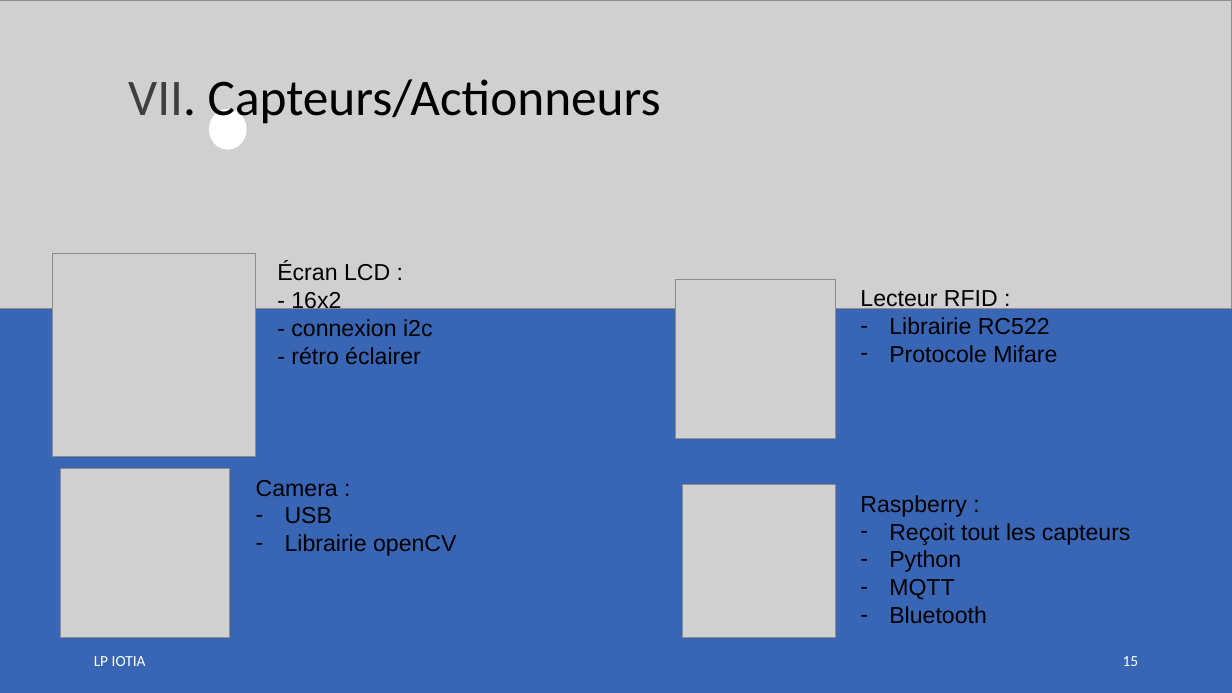
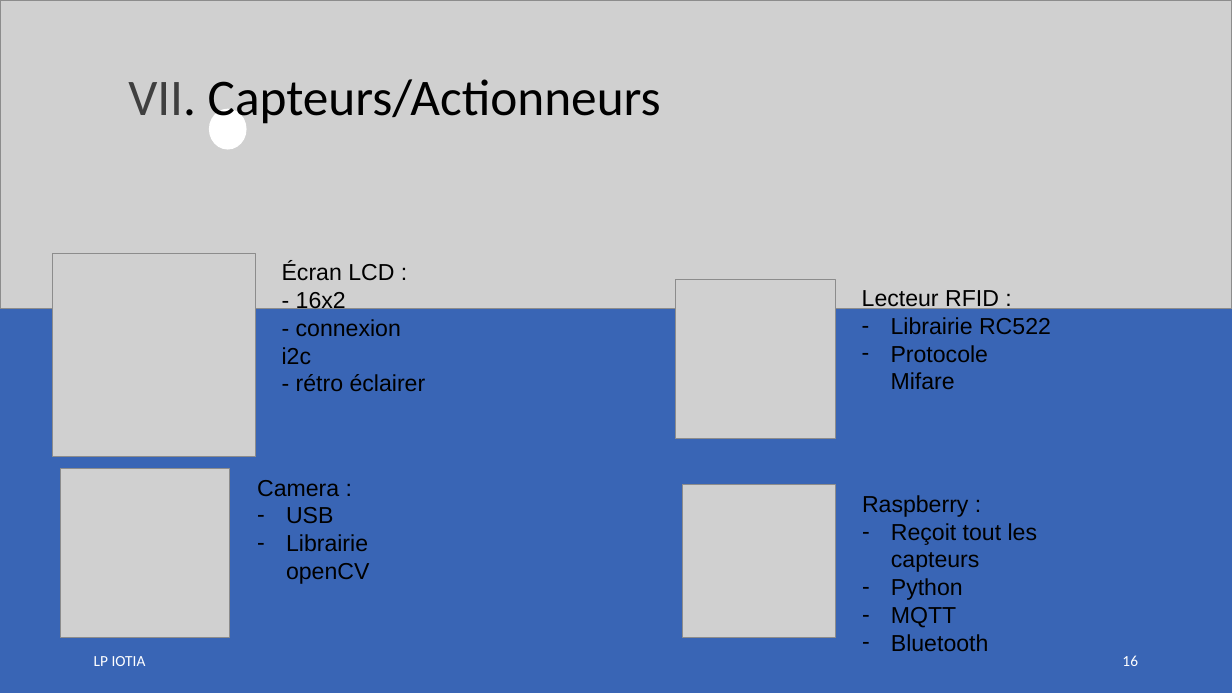
Before and after one commit to LENSAlex/ProjetIotia, a slide deck: slide 16 of Diapo_commun/PresentationCommune.pptx (slide 15 before the commit). Drawn at 1232x693 pixels with LibreOffice and Linux fonts; fonts in the diff are those of the drawing; grey boxes stand for pictures. Boxes give left, top, right and bottom in pixels: in the first picture for what was removed or moved away, otherwise in the second. Text is boxed around its words. In the diff, an @@ line names an element or a change of style, - is before the commit and + after.

```diff
--- a/Diapo_commun/PresentationCommune.pptx
+++ b/Diapo_commun/PresentationCommune.pptx
@@ text "Écran LCD :" rewrapped from (277,262,433,364) to (282,262,426,391) @@
@@ 3 texts: place and size @@
-3 texts at (256,290,1131,623)
+3 texts at (257,290,1051,651)
@@ page number at (1122,655,1138,666): text changed @@
-15
+16
```
Also in this commit, not shown: 9 other slides changed, 1 slide added.
